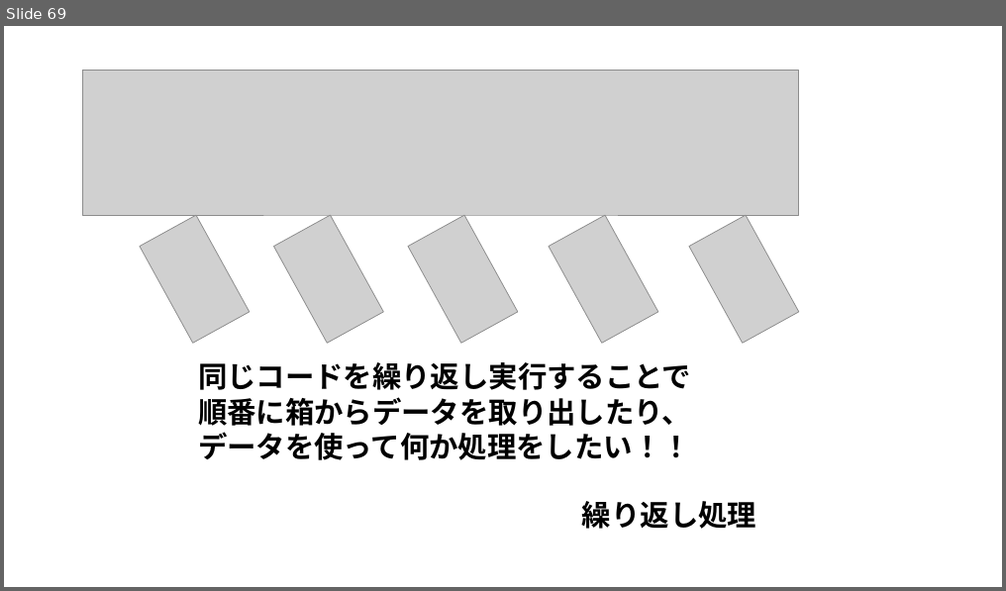
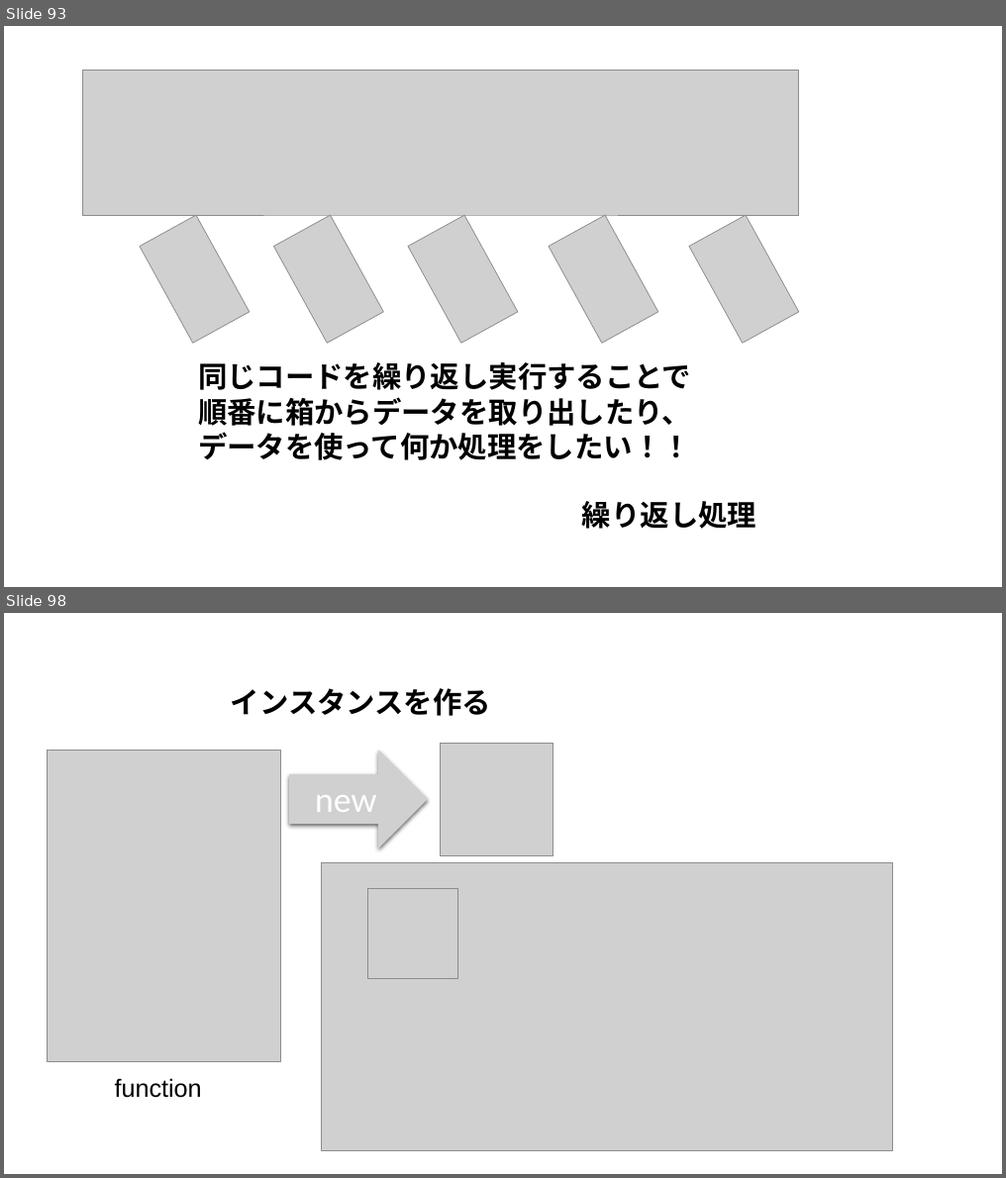
Before and after one commit to amami-harhid/p5jsPracticeSamples, a slide deck: Documents/p5Js_practice02.pptx. Shown one above the other, each under a label of ours: slide 69 before the commit, slides 93 and 98 after it; the slides between them are not shown. The pictures are 1006x591 and 1006x1178 pixels, drawn with LibreOffice and Linux fonts; fonts in the diff are those of the drawing; grey boxes stand for pictures. Boxes give left, top, right and bottom in pixels: in the first picture for what was removed or moved away, otherwise in the second. Text is boxed around its words. In the diff, an @@ line names an element or a change of style, - is before the commit and + after.

```diff
--- a/Documents/p5Js_practice02.pptx
+++ b/Documents/p5Js_practice02.pptx
@@ slide 98 added at [4, 613, 1002, 1174], background #FFFFFF @@
@@ text added at [231, 688, 491, 716], 28 pt, text #000000, bold @@
+インスタンスを作る
@@ picture added at [47, 750, 280, 1062] @@
@@ picture added at [289, 750, 428, 849], 32 pt, text #FFFFFF @@
+new
@@ picture added at [441, 744, 553, 857] @@
@@ picture added at [322, 863, 892, 1152] @@
@@ picture added at [368, 888, 458, 978] @@
@@ text added at [115, 1078, 202, 1098], 24 pt, text #000000 @@
+function
@@ what was slide 69 is now slide 93 @@
```
Also in this commit, not shown: 6 slides changed, 41 other slides added, 1 slide removed.
